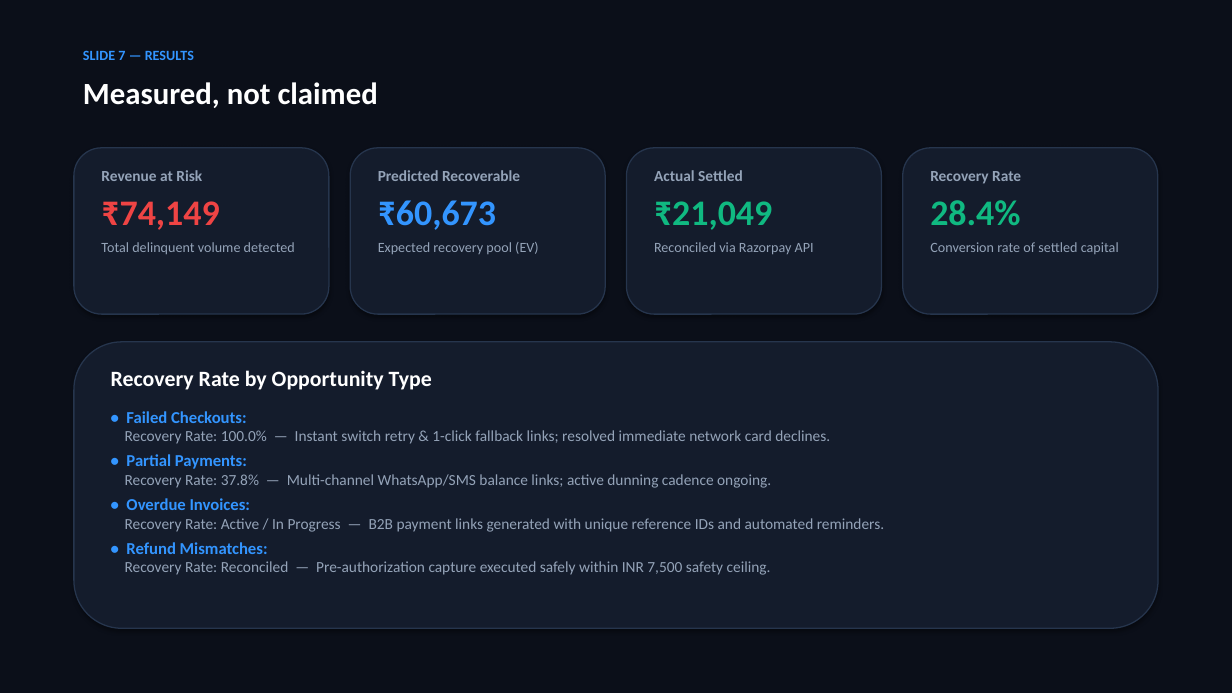
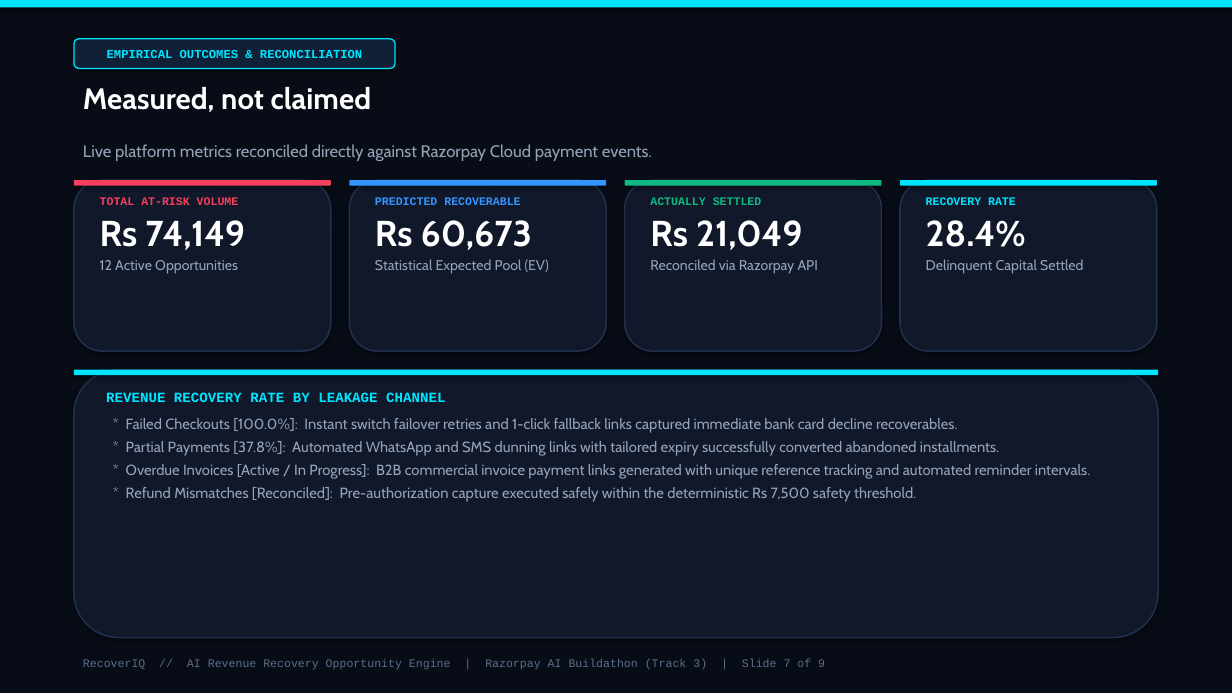
Before and after one commit to Yaswanthraju-Rallabandi/RecoverIQ-Intelligent-Revenue-Recovery-Platform, a slide deck: slide 7 of RecoverIQ_Razorpay_AI_Buildathon.pptx. Drawn at 1232x693 pixels with LibreOffice and Linux fonts; fonts in the diff are those of the drawing. Boxes give left, top, right and bottom in pixels: in the first picture for what was removed or moved away, otherwise in the second. Text is boxed around its words. In the diff, an @@ line names an element or a change of style, - is before the commit and + after.

Commit message:
style: elevate pitch deck and PowerPoint to futuristic enterprise AI theme

```diff
--- a/RecoverIQ_Razorpay_AI_Buildathon.pptx
+++ b/RecoverIQ_Razorpay_AI_Buildathon.pptx
@@ rectangle at box(0, 0, 1232, 693): fill #0B0F19 to #080C16 @@
@@ rectangle added at box(0, 0, 1232, 7), fill #00E5FF @@
@@ rounded rectangle added at box(74, 39, 396, 68), fill #102036, outline #00E5FF 1 pt, 9.5 pt, text #00E5FF, bold @@
+EMPIRICAL OUTCOMES & RECONCILIATION
@@ text removed at box(83, 50, 194, 60) @@
-SLIDE 7 — RESULTS
@@ text "Measured, not claimed" at box(83, 87, 371, 112): size 24 to 23 pt, font Calibri to Cabin @@
@@ text added at box(83, 144, 652, 161), 13 pt, text #94A3B8 @@
+Live platform metrics reconciled directly against Razorpay Cloud payment events.
@@ rounded rectangle: place and size @@
-rounded rectangle at box(350, 148, 605, 314)
+rounded rectangle at box(74, 180, 331, 351)
@@ rounded rectangle: place and size @@
-rounded rectangle at box(74, 148, 329, 314)
+rounded rectangle at box(74, 180, 331, 186)
@@ rounded rectangle at box(74, 180, 331, 186): fill #141C2C to #F43F5E; outline #26354D 1 pt to none @@
@@ text at box(100, 197, 245, 274): text changed; font Calibri to Cabin; bold on @@
-Revenue at Risk
-₹74,149
-Total delinquent volume detected
+TOTAL AT-RISK VOLUME
+Rs 74,149
+12 Active Opportunities
@@ rounded rectangle added at box(349, 180, 606, 351), fill #10182A, outline #21304D 1.2 pt @@
@@ rounded rectangle added at box(349, 180, 606, 186), fill #3395FF @@
@@ text at box(375, 197, 549, 274): text changed; font Calibri to Cabin @@
-Predicted Recoverable
-₹60,673
-Expected recovery pool (EV)
+PREDICTED RECOVERABLE
+Rs 60,673
+Statistical Expected Pool (EV)
@@ rounded rectangle: place and size @@
-rounded rectangle at box(627, 148, 882, 314)
+rounded rectangle at box(625, 180, 882, 351)
@@ rounded rectangle added at box(625, 180, 882, 186), fill #10B981 @@
@@ text "ACTUALLY SETTLED": place and size @@
-text "ACTUALLY SETTLED" at box(654, 170, 814, 254)
+text "ACTUALLY SETTLED" at box(650, 197, 818, 274)
@@ text at box(650, 197, 803, 250): text changed; size 12 to 9 pt; font Calibri to Courier New; text colour #94A3B8 to #10B981 @@
-Actual Settled
-₹21,049
+ACTUALLY SETTLED
+Rs 21,049
@@ fill #141C2C to #10182A; outline #26354D 1 pt to #21304D 1.2 pt in 4 elements at box(74, 180, 331, 351), box(74, 370, 1158, 638), box(625, 180, 882, 351), box(900, 180, 1157, 351) @@
@@ rounded rectangle: place and size @@
-rounded rectangle at box(903, 148, 1158, 314)
+rounded rectangle at box(900, 180, 1157, 351)
@@ rounded rectangle added at box(900, 180, 1157, 186), fill #00E5FF @@
@@ text "RECOVERY RATE": place and size @@
-text "RECOVERY RATE" at box(930, 171, 1119, 254)
+text "RECOVERY RATE" at box(926, 197, 1083, 274)
@@ text at box(926, 197, 1016, 205): text changed; size 12 to 9 pt; font Calibri to Courier New; text colour #94A3B8 to #00E5FF @@
-Recovery Rate
+RECOVERY RATE
@@ text at box(926, 220, 1026, 247): font Calibri to Cabin, text colour #10B981 to #FFFFFF in "28.4%"; less space between paragraphs @@
@@ text at box(650, 259, 818, 274): font Calibri to Cabin in "Reconciled via Razorpay API" @@
@@ text at box(926, 259, 1083, 274): text changed; font Calibri to Cabin @@
-Conversion rate of settled capital
+Delinquent Capital Settled
@@ rounded rectangle: place and size @@
-rounded rectangle at box(74, 342, 1158, 628)
+rounded rectangle at box(74, 370, 1158, 638)
@@ rounded rectangle added at box(74, 370, 1158, 375), fill #00E5FF @@
@@ text at box(106, 392, 1090, 502): text changed; size 12 to 11.5 pt; font Calibri to Cabin @@
-Recovery Rate by Opportunity Type
-• Failed Checkouts:
-Recovery Rate: 100.0% — Instant switch retry & 1-click fallback links; resolved immediate network card declines.
-• Partial Payments:
-Recovery Rate: 37.8% — Multi-channel WhatsApp/SMS balance links; active dunning cadence ongoing.
-• Overdue Invoices:
-Recovery Rate: Active / In Progress — B2B payment links generated with unique reference IDs and automated reminders.
-• Refund Mismatches:
-Recovery Rate: Reconciled — Pre-authorization capture executed safely within INR 7,500 safety ceiling.
+REVENUE RECOVERY RATE BY LEAKAGE CHANNEL
+* Failed Checkouts [100.0%]: Instant switch failover retries and 1-click fallback links captured immediate bank card decline recoverables.
+* Partial Payments [37.8%]: Automated WhatsApp and SMS dunning links with tailored expiry successfully converted abandoned installments.
+* Overdue Invoices [Active / In Progress]: B2B commercial invoice payment links generated with unique reference tracking and automated reminder intervals.
+* Refund Mismatches [Reconciled]: Pre-authorization capture executed safely within the deterministic Rs 7,500 safety threshold.
@@ text added at box(83, 659, 825, 670), 9 pt, text #5A6E8C @@
+RecoverIQ // AI Revenue Recovery Opportunity Engine | Razorpay AI Buildathon (Track 3) | Slide 7 of 9
```
Also in this commit, not shown: 5 other slides changed, 3 slides added, 3 slides removed, 1 other file.
